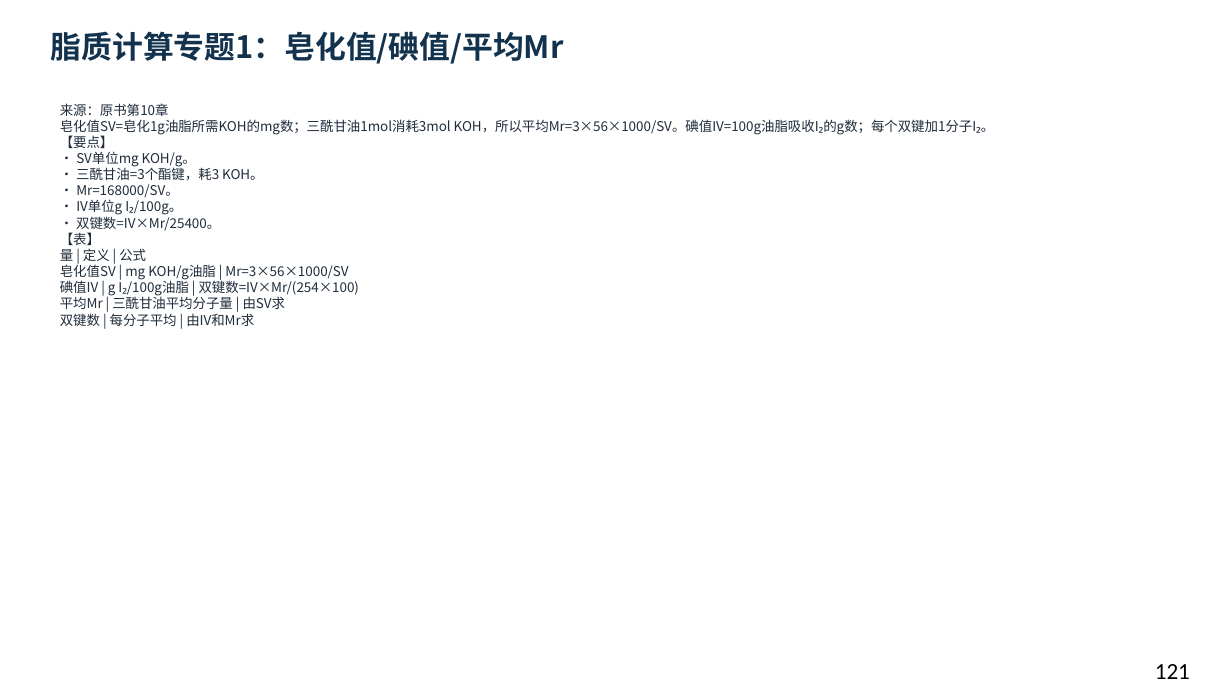
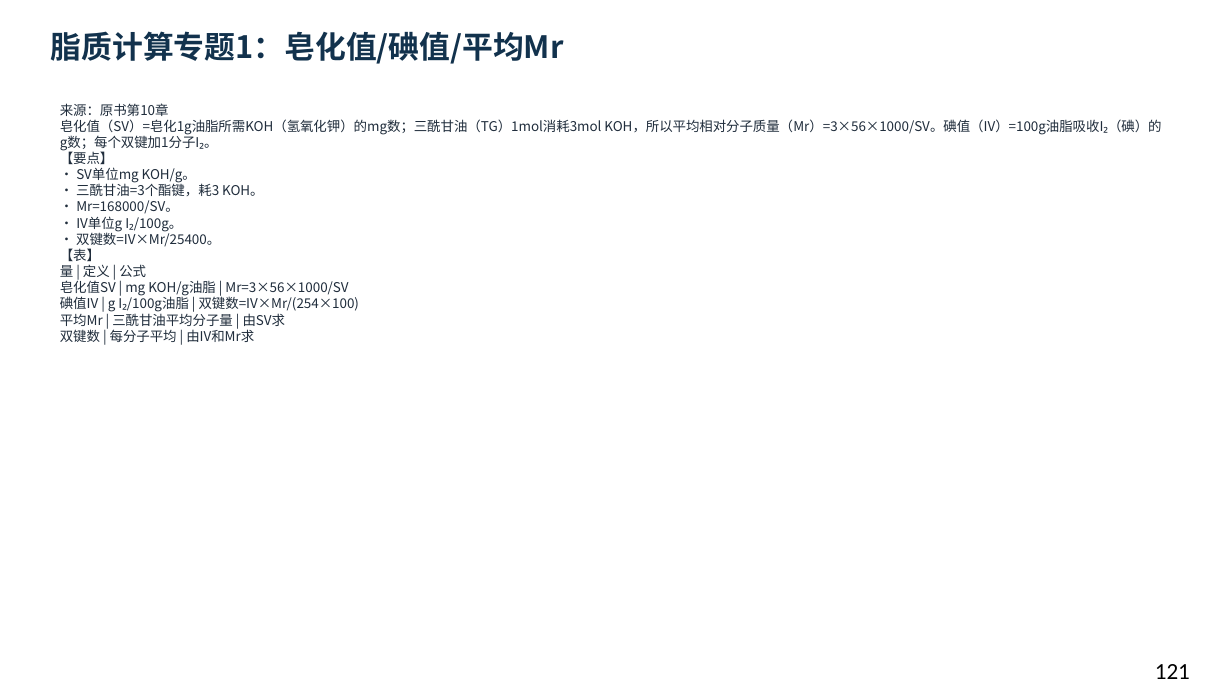
Before and after one commit to newkan-li/Biochemistry, a slide deck: slide 121 of downloads/bc10-ai-style.pptx. Drawn at 1232x693 pixels with LibreOffice and Linux fonts; fonts in the diff are those of the drawing. Boxes give left, top, right and bottom in pixels: in the first picture for what was removed or moved away, otherwise in the second. Text is boxed around its words. In the diff, an @@ line names an element or a change of style, - is before the commit and + after.

```diff
--- a/downloads/bc10-ai-style.pptx
+++ b/downloads/bc10-ai-style.pptx
@@ text at [60,103,1161,342]: text changed @@
-来源：原书第10章
-皂化值SV=皂化1g油脂所需KOH的mg数；三酰甘油1mol消耗3mol KOH，所以平均Mr=3×56×1000/SV。碘值IV=100g油脂吸收I₂的g数；每个双键加1分子I₂。
-【要点】
-• SV单位mg KOH/g。
-• 三酰甘油=3个酯键，耗3 KOH。
-• Mr=168000/SV。
-• IV单位g I₂/100g。
-• 双键数=IV×Mr/25400。
-【表】
-量 | 定义 | 公式
-皂化值SV | mg KOH/g油脂 | Mr=3×56×1000/SV
-碘值IV | g I₂/100g油脂 | 双键数=IV×Mr/(254×100)
-平均Mr | 三酰甘油平均分子量 | 由SV求
-双键数 | 每分子平均 | 由IV和Mr求
+来源：原书第10章
+皂化值（SV）=皂化1g油脂所需KOH（氢氧化钾）的mg数；三酰甘油（TG）1mol消耗3mol KOH，所以平均相对分子质量（Mr）=3×56×1000/SV。碘值（IV）=100g油脂吸收I₂（碘）的g数；每个双键加1分子I₂。
+【要点】
+• SV单位mg KOH/g。
+• 三酰甘油=3个酯键，耗3 KOH。
+• Mr=168000/SV。
+• IV单位g I₂/100g。
+• 双键数=IV×Mr/25400。
+【表】
+量 | 定义 | 公式
+皂化值SV | mg KOH/g油脂 | Mr=3×56×1000/SV
+碘值IV | g I₂/100g油脂 | 双键数=IV×Mr/(254×100)
+平均Mr | 三酰甘油平均分子量 | 由SV求
+双键数 | 每分子平均 | 由IV和Mr求
```
Also in this commit, not shown: 1 other slide changed, 9 other files.
